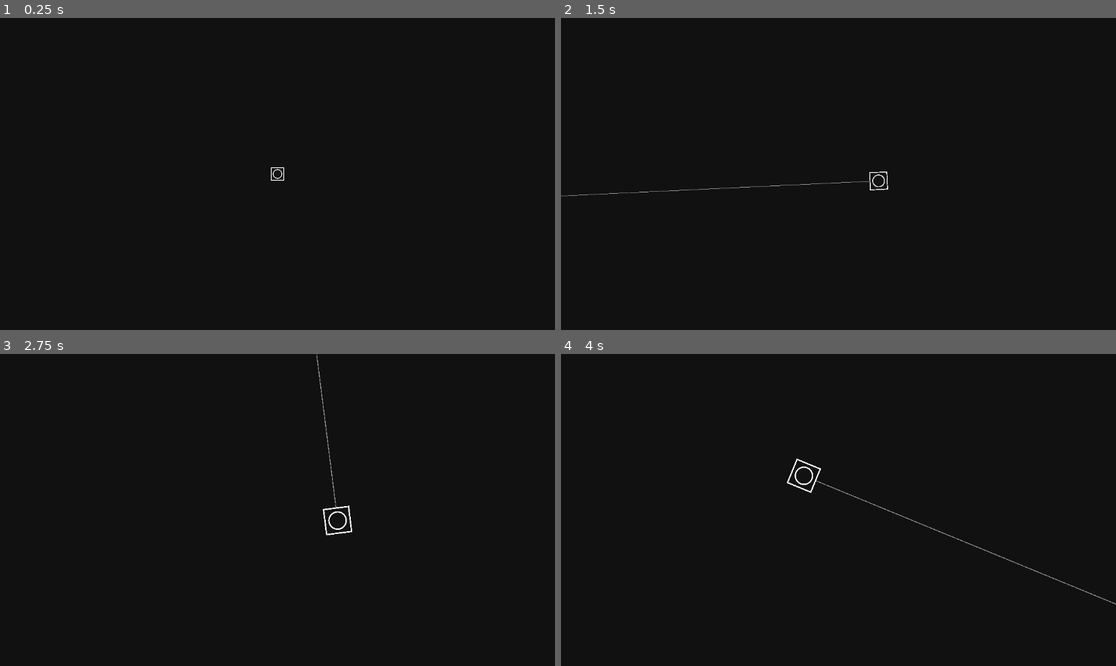
Above: before the commit, frames 1-4 (two rows, left to right).
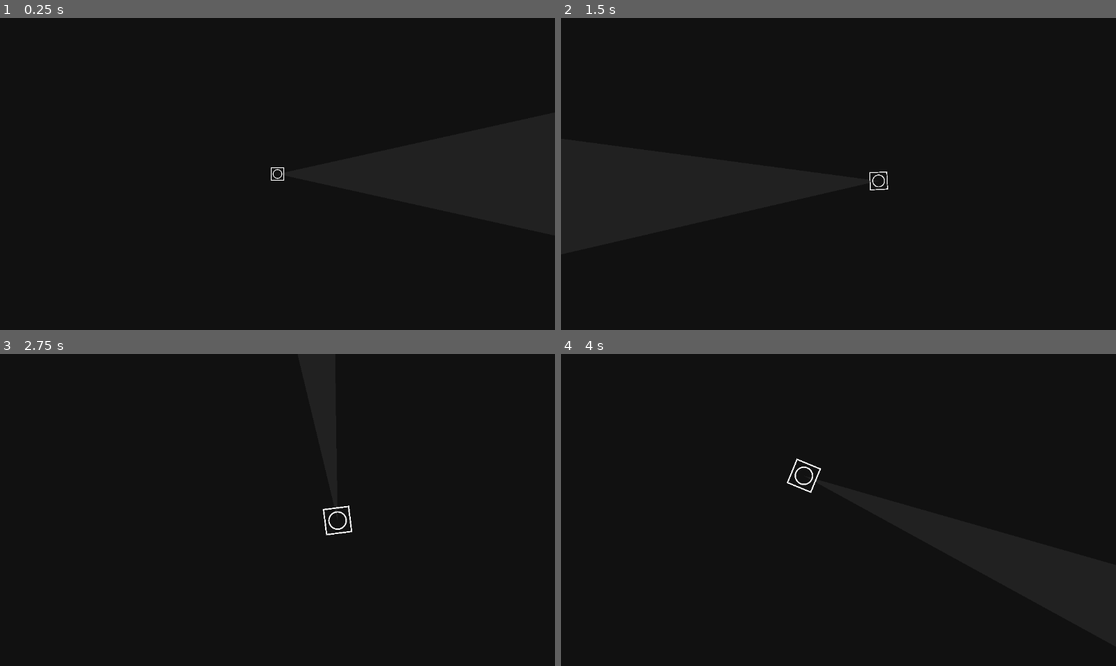
Above: after the commit, the same moments.

Repository: MemeCake789/Base01
Game: Godot game, scene res://main.tscn
The game is run twice, just before and just after one commit, with the same random seed, the same clock (stepped at 60 frames per second) and the same inputs.
Inputs (mouse positions are in pixels of both pictures, inside the frame that each line leads up to):
- Up to frame 1 (0.25 s): no input
- Up to frame 2 (1.5 s): tap Enter at 0.5 s; move the mouse to (960, 158) at 0.52 s; hold D (move_right) 0.53-1.28 s; hold Right mouse button (right_click) 0.53-1.28 s; move the mouse to (727, 189) at 1.27 s; hold S (move_down) from 1.28 s (still down); right-click (727, 189) at 1.35 s
- Up to frame 3 (2.75 s): move the mouse to (333, 441) at 2.02 s; release S (move_down) at 2.03 s; hold D (move_right) from 2.03 s (still down); hold Right mouse button (right_click) from 2.03 s (still down)
- Up to frame 4 (4 s): move the mouse to (810, 572) at 2.77 s; release D (move_right) at 2.78 s; release Right mouse button (right_click) at 2.78 s; hold W (move_up) 2.78-3.53 s; right-click (810, 572) at 2.85 s; move the mouse to (1005, 556) at 3.52 s; hold A (move_left) from 3.53 s (still down); hold Right mouse button (right_click) from 3.53 s (still down)

The runs differ from the first frame. In frame 2, 0.1% of the frame differs, in the area x 0-56%, y 52-58%; in frame 3, less than 0.1%; in frame 4, 0.2%, in the area x 45-100%, y 40-81%.

Commit message:
Shoot Detector

Diff:
--- a/enemy.tscn
+++ b/enemy.tscn
@@ -10,7 +10,7 @@
 [sub_resource type="CircleShape2D" id="CircleShape2D_4ywqt"]
 radius = 21.4865
 
-[node name="Enemy" type="CharacterBody2D"]
+[node name="Enemy" type="CharacterBody2D" groups=["Enemy"]]
 scale = Vector2(0.298568, 0.298568)
 script = ExtResource("1_ybf5b")
 
--- a/player.gd
+++ b/player.gd
@@ -1,15 +1,23 @@
 extends CharacterBody2D
 
-const ZOOM_IN_TARGET = Vector2(2.0, 2.0)  # Target zoom level
-const ZOOM_OUT_TARGET = Vector2(1.0, 1.0)  # Initial zoom level
-const ZOOM_SPEED = 10.0      # Zoom speed factor
+var speed = 		400		# Maximum speed in pixels/sec
+var acceleration = 1000		# How quickly to reach max speed
+var friction = 		500		# How quickly to slow down
 
-var speed = 400# Maximum speed in pixels/sec
-var acceleration = 1000# How quickly to reach max speed
-var friction = 500# How quickly to slow down
+const ZOOM_IN_TARGET = 	Vector2(2.0, 2.0)  	# Target zoom level
+const ZOOM_OUT_TARGET = Vector2(1.0, 1.0)  	# Initial zoom level
+const ZOOM_SPEED = 10.0      				# Zoom speed factor
 
-var is_zooming = false
-var target_zoom = ZOOM_OUT_TARGET
+@onready var foci_points = 			[%Shoot_Range.polygon[1],		 %Shoot_Range.polygon[2]]			# End points of Shoot_Range
+@onready var foci_hitbox_points = 	[%Shoot_Range_Hitbox.polygon[1], %Shoot_Range_Hitbox.polygon[2]] 	# End points of Shoot_Range_Hitbox
+const FOCI_ZOOM_IN_TARGET = 		[Vector2(1800,-200),			 Vector2(1800,200)]
+const FOCI_ZOOM_OUT_TARGET = 		[Vector2(1800,-400),			 Vector2(1800,400)]
+
+var target_zoom =				ZOOM_OUT_TARGET
+var target_foci_zoom = 			FOCI_ZOOM_OUT_TARGET
+var target_foci_hitbox_zoom = 	FOCI_ZOOM_OUT_TARGET
+
+
 
 func _ready():
 	pass
@@ -21,14 +29,25 @@
 		velocity = velocity.move_toward(direction * speed, acceleration * delta)
 	else:
 		velocity = velocity.move_toward(Vector2.ZERO, friction * delta)
+
 	move_and_slide()
 	look_at(get_global_mouse_position())
-	# Zooming logic
+
+	# Zooming & Shoot Range logic
+	%Shoot_Range_Hitbox.polygon[1] = 	lerp(%Shoot_Range_Hitbox.polygon[1], 	target_foci_hitbox_zoom[0], ZOOM_SPEED * delta)
+	%Shoot_Range_Hitbox.polygon[2] = 	lerp(%Shoot_Range_Hitbox.polygon[2], 	target_foci_hitbox_zoom[1], ZOOM_SPEED * delta)
+
+	%Shoot_Range.polygon[1] = 			lerp(%Shoot_Range.polygon[1], 			target_foci_zoom[0], 		ZOOM_SPEED * delta)
+	%Shoot_Range.polygon[2] = 			lerp(%Shoot_Range.polygon[2], 			target_foci_zoom[1], 		ZOOM_SPEED * delta)
 
 	$Camera2D.zoom = lerp($Camera2D.zoom, target_zoom, ZOOM_SPEED * delta)
 
 func _input(event):
 	if event.is_action_pressed("right_click"):
 		target_zoom = ZOOM_IN_TARGET
+		target_foci_zoom = FOCI_ZOOM_IN_TARGET
+		target_foci_hitbox_zoom = FOCI_ZOOM_IN_TARGET
 	elif event.is_action_released("right_click"):
 		target_zoom = ZOOM_OUT_TARGET
+		target_foci_zoom = FOCI_ZOOM_OUT_TARGET
+		target_foci_hitbox_zoom = FOCI_ZOOM_OUT_TARGET
--- a/player.tscn
+++ b/player.tscn
@@ -16,19 +16,12 @@
 color = Color(0.0705882, 0.0705882, 0.0705882, 1)
 polygon = PackedVector2Array(0, 0, 1152, 0, 1152, 648, 789.22, 648, 0, 648)
 
-[node name="Line2D" type="Line2D" parent="."]
-position = Vector2(-13673.9, -61784.6)
-scale = Vector2(23.7613, 178.517)
-points = PackedVector2Array(575.465, 346.1, 761.162, 346.1)
-width = 0.01
-default_color = Color(1, 1, 1, 0.603922)
-
 [node name="CollisionShape2D" type="CollisionShape2D" parent="."]
 shape = SubResource("RectangleShape2D_mxrov")
 
-[node name="Area2D" type="Area2D" parent="."]
+[node name="Hitbox" type="Area2D" parent="."]
 
-[node name="CollisionShape2D" type="CollisionShape2D" parent="Area2D"]
+[node name="CollisionShape2D" type="CollisionShape2D" parent="Hitbox"]
 shape = SubResource("RectangleShape2D_mxrov")
 
 [node name="Sprite2D" type="Sprite2D" parent="."]
@@ -37,3 +30,14 @@
 
 [node name="Camera2D" type="Camera2D" parent="."]
 position_smoothing_enabled = true
+
+[node name="Shoot_Detector" type="Area2D" parent="."]
+
+[node name="Shoot_Range" type="Polygon2D" parent="Shoot_Detector"]
+unique_name_in_owner = true
+color = Color(1, 1, 1, 0.0666667)
+polygon = PackedVector2Array(0, 0, 1800, -400, 1800, 400)
+
+[node name="Shoot_Range_Hitbox" type="CollisionPolygon2D" parent="Shoot_Detector"]
+unique_name_in_owner = true
+polygon = PackedVector2Array(0, 0, 1800, -400, 1800, 400)
--- a/project.godot
+++ b/project.godot
@@ -14,6 +14,10 @@
 run/main_scene="res://main.tscn"
 config/features=PackedStringArray("4.3", "GL Compatibility")
 config/icon="res://icon.svg"
+
+[global_group]
+
+Enemy=""
 
 [input]
 
@@ -46,3 +50,8 @@
 "events": [Object(InputEventMouseButton,"resource_local_to_scene":false,"resource_name":"","device":-1,"window_id":0,"a …(257 unchanged characters)…
 ]
 }
+
+[rendering]
+
+renderer/rendering_method="gl_compatibility"
+renderer/rendering_method.mobile="gl_compatibility"
Not shown: 1 places in enemy.tscn that only renumber resources
Not shown: 1 places in main.tscn that only renumber resources
